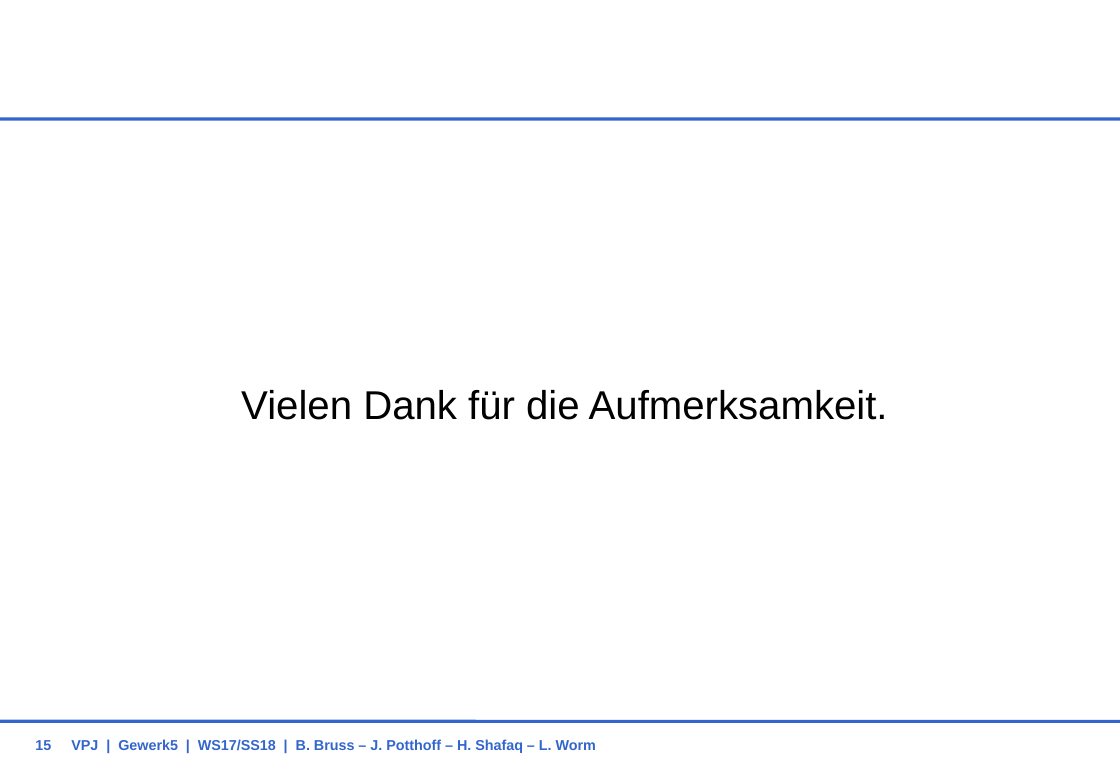
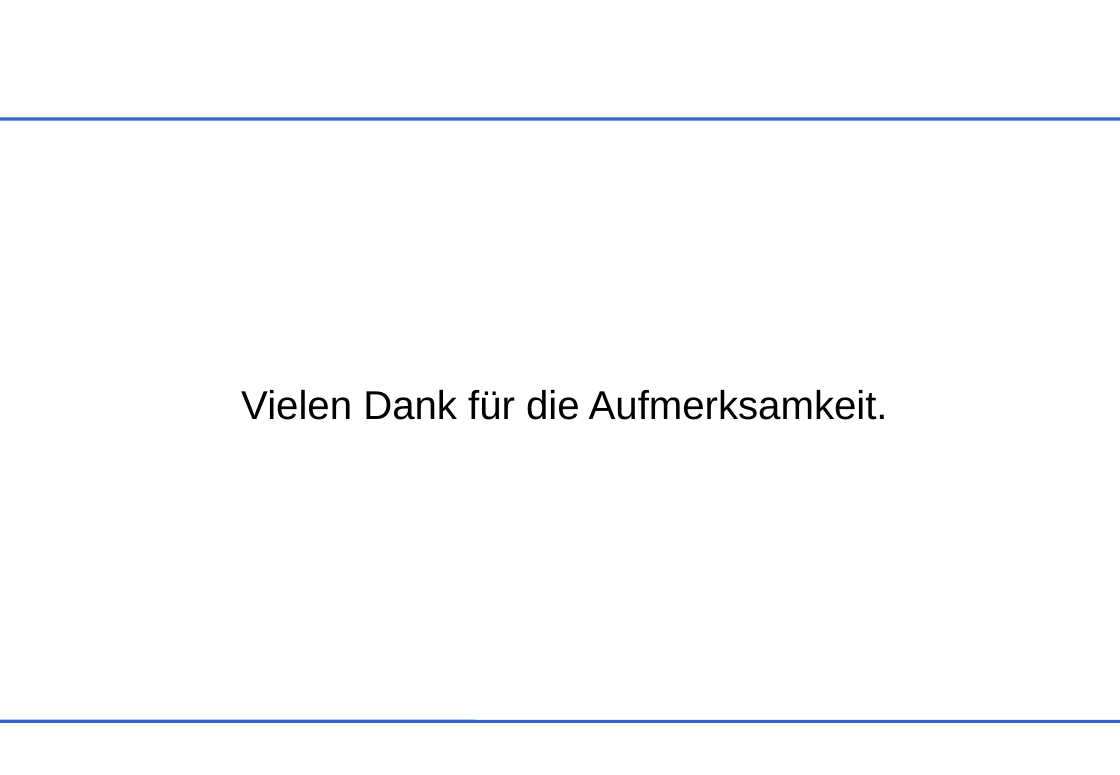
Before and after one commit to BBRUSS/VPJW17G5, a slide deck: slide 15 of 11_Orga/KonzeptG5.ppt. Drawn at 1120x775 pixels with LibreOffice and Linux fonts; fonts in the diff are those of the drawing; background and template pictures are left out. Boxes give left, top, right and bottom in pixels: in the first picture for what was removed or moved away, otherwise in the second. Text is boxed around its words. In the diff, an @@ line names an element or a change of style, - is before the commit and + after.

```diff
--- a/11_Orga/KonzeptG5.ppt
+++ b/11_Orga/KonzeptG5.ppt
@@ page number removed at bbox=[35, 740, 51, 750] @@
-15
@@ text removed at bbox=[71, 739, 596, 753] @@
-VPJ | Gewerk5 | WS17/SS18 | B. Bruss – J. Potthoff – H. Shafaq – L. Worm
```
Also in this commit, not shown: 12 other slides changed, 1 other file.
